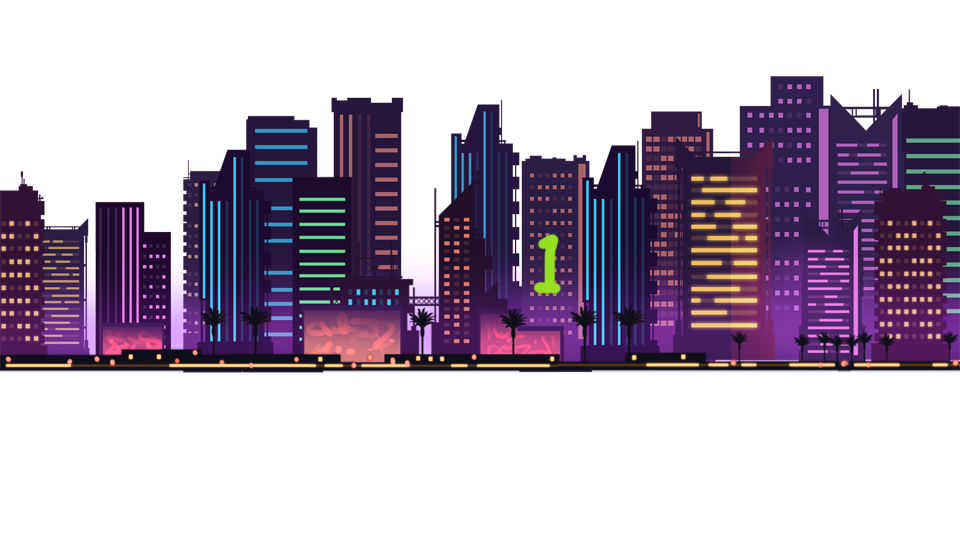
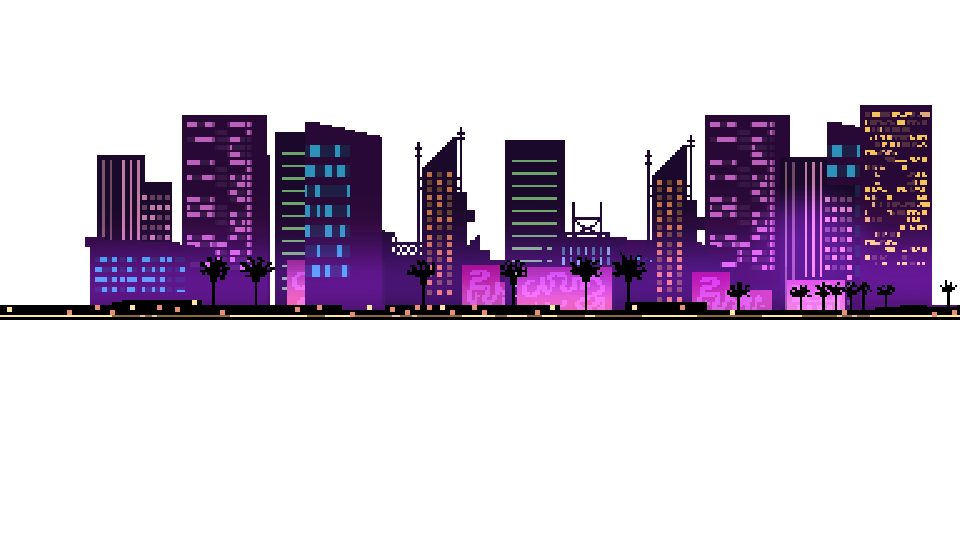
Comparing the layer stacks of the two w=960, h=540 images. Changes:
removed layer "图层 1" over [532, 233, 562, 295]
removed layer "e1" over [0, 76, 960, 373]
added layer "图层 2" above "从选区" over [0, 252, 960, 320]
added layer "从选区" above "已插入图像" over [0, 105, 960, 320]
added layer "已插入图像" over [0, 115, 960, 320]
